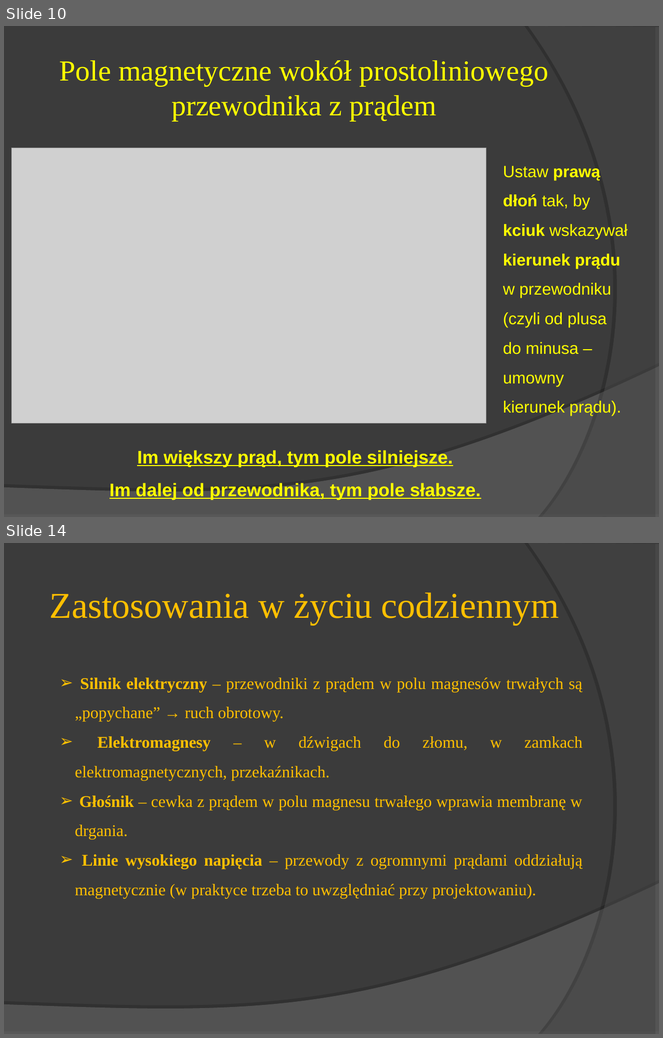
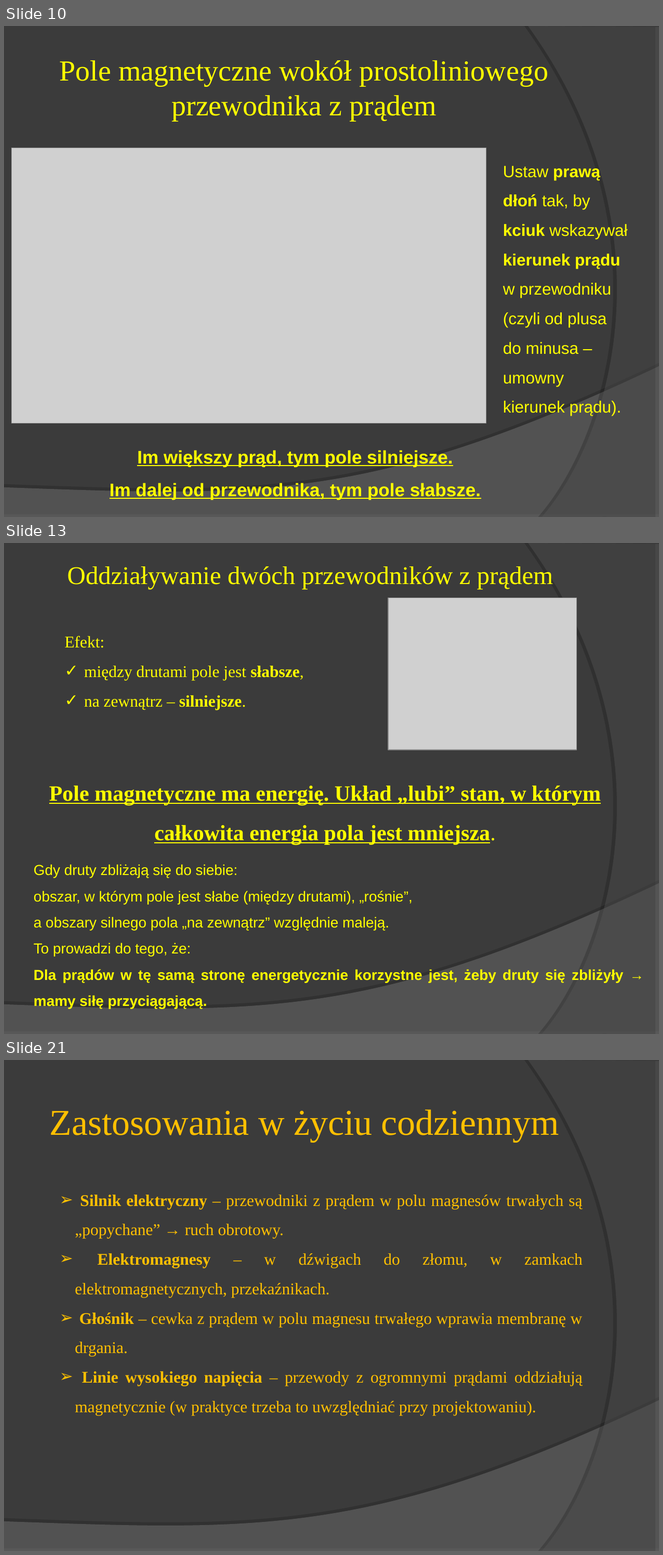
Before and after one commit to MichalMus/Fizyka-w-szkole, a slide deck: Magnetyzm i elektromagnetyzm/2.Właściwości magnetyczne przewodnika z prądem.ppt. Shown one above the other, each under a label of ours: slides 10 and 14 before the commit, slides 10, 13 and 21 after it; the slides between them are not shown. The pictures are 663x1038 and 663x1555 pixels, drawn with LibreOffice and Linux fonts; fonts in the diff are those of the drawing; grey boxes stand for pictures. Boxes give left, top, right and bottom in pixels: in the first picture for what was removed or moved away, otherwise in the second. Text is boxed around its words. In the diff, an @@ line names an element or a change of style, - is before the commit and + after.

```diff
--- a/Magnetyzm i elektromagnetyzm/2.Właściwości magnetyczne przewodnika z prądem.ppt
+++ b/Magnetyzm i elektromagnetyzm/2.Właściwości magnetyczne przewodnika z prądem.ppt
@@ slide 13 added at (4,543,659,1034), background #3B3B3B; not listed: 2 template elements that a slide beside it also shows @@
@@ title added at (67,566,554,589), 28 pt, text #FFFF00 @@
+Oddziaływanie dwóch przewodników z prądem
@@ picture added at (389,598,577,750) @@
@@ text added at (65,636,304,710), 18 pt, text #FFFF00 @@
+Efekt:
+✓ między drutami pole jest słabsze,
+✓ na zewnątrz – silniejsze.
@@ text added at (49,786,601,845), 24 pt, text #FFFF00, bold, underline @@
+Pole magnetyczne ma energię. Układ „lubi” stan, w którym całkowita energia pola jest mniejsza.
@@ text added at (34,864,623,1009), 16 pt, text #FFFF00 @@
+Gdy druty zbliżają się do siebie:
+obszar, w którym pole jest słabe (między drutami), „rośnie”,
+a obszary silnego pola „na zewnątrz” względnie maleją.
+To prowadzi do tego, że:
+Dla prądów w tę samą stronę energetycznie korzystne jest, żeby druty się zbliżyły → mamy siłę przyciągającą.
@@ what was slide 14 is now slide 21 @@
```
Also in this commit, not shown: 7 slides changed, 7 other slides added, 5 slides removed, 4 other files.
